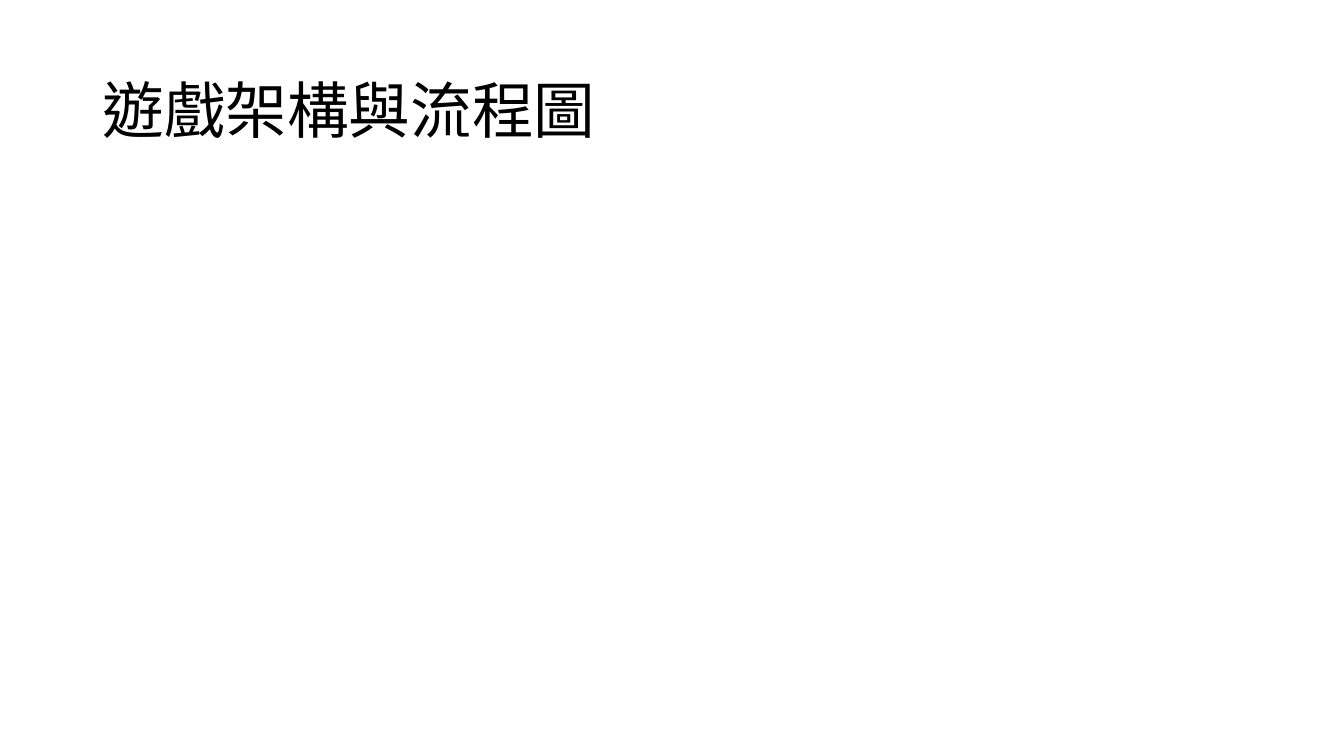
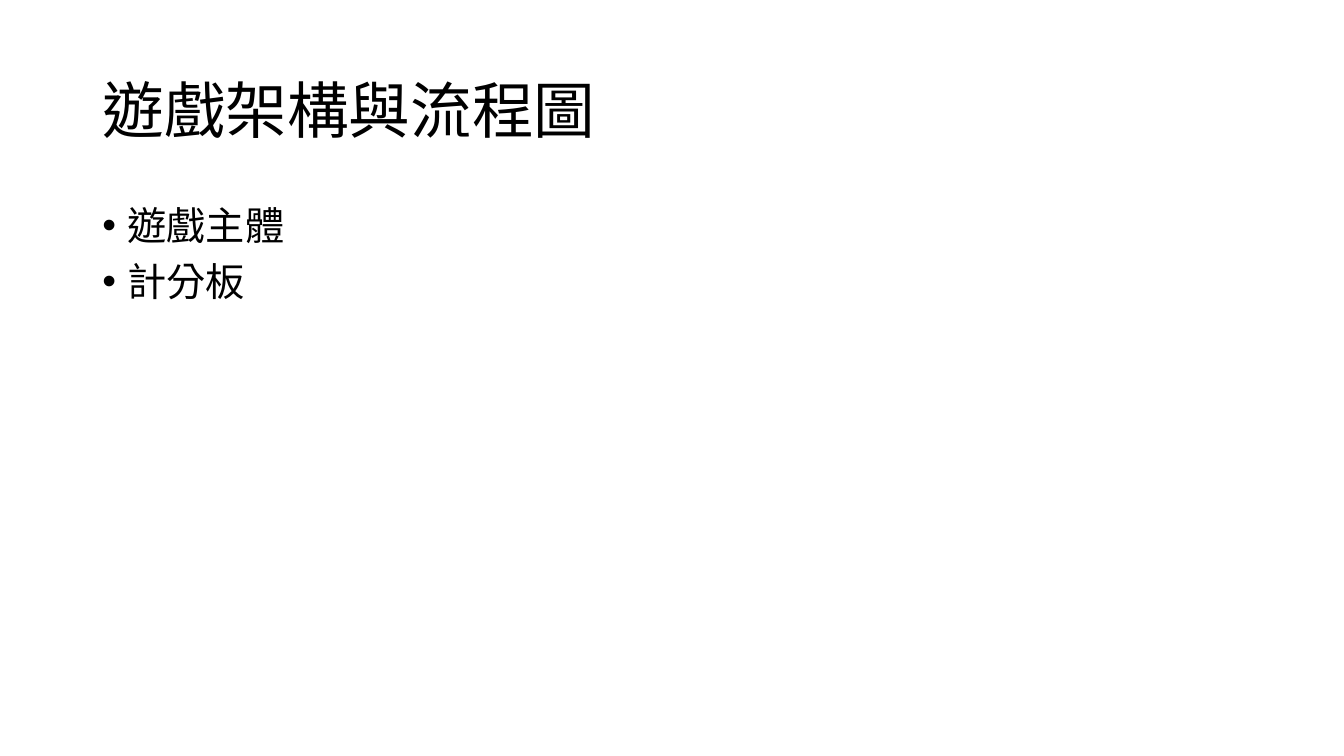
Before and after one commit to qiaoyi213/TapMePlusOne, a slide deck: slide 4 of Presentation.pptx (slide 2 before the commit). Drawn at 1344x756 pixels with LibreOffice and Linux fonts; fonts in the diff are those of the drawing. Boxes give left, top, right and bottom in pixels: in the first picture for what was removed or moved away, otherwise in the second. Text is boxed around its words. In the diff, an @@ line names an element or a change of style, - is before the commit and + after.

```diff
--- a/Presentation.pptx
+++ b/Presentation.pptx
@@ text added at bbox=[128, 207, 285, 299], 28 pt, text #000000 @@
+• 遊戲主體
+• 計分板
```
Also in this commit, not shown: 1 other slide changed, 19 slides added, 1 other file.
